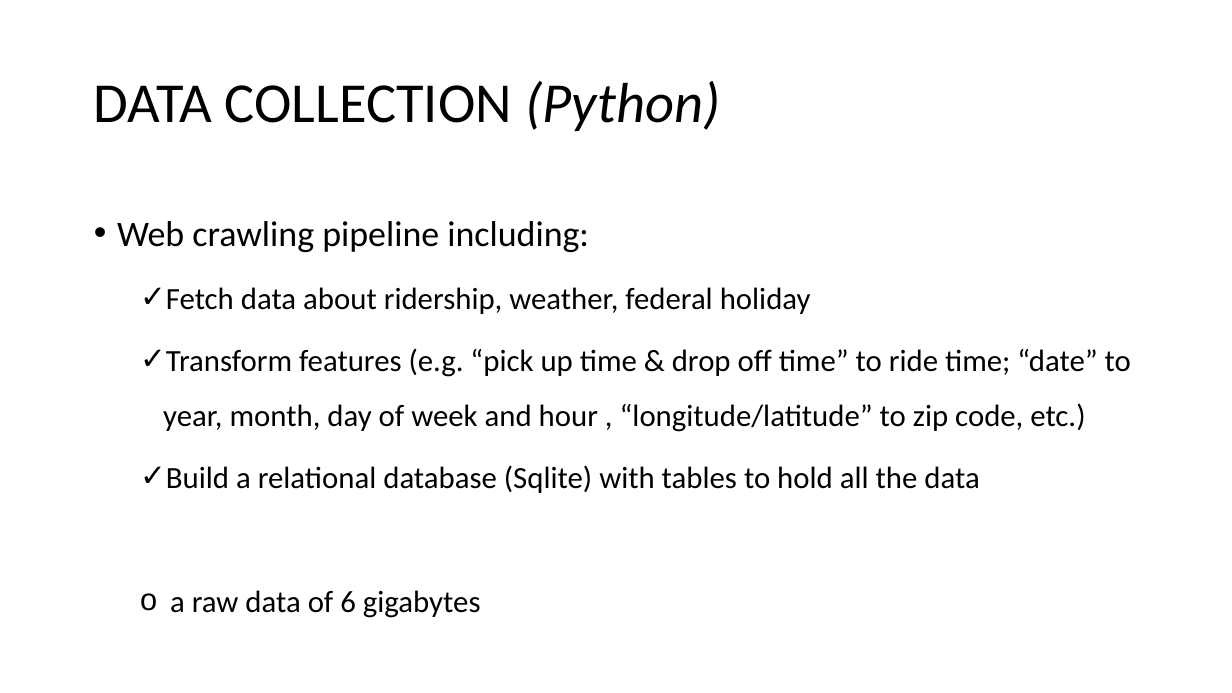
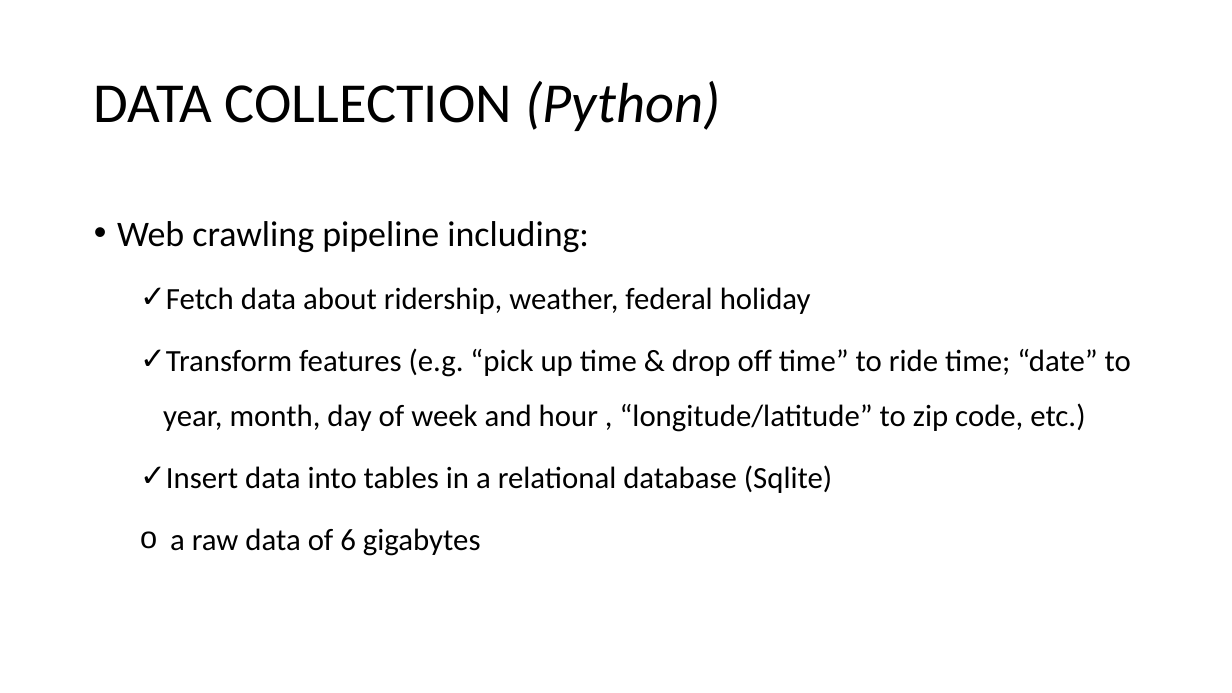
Before and after one commit to MiyainNYC/PySpark-Data-Challenge, a slide deck: slide 5 of DataChallengeAssessment.pptx. Drawn at 1232x693 pixels with LibreOffice and Linux fonts; fonts in the diff are those of the drawing. Boxes give left, top, right and bottom in pixels: in the first picture for what was removed or moved away, otherwise in the second. Text is boxed around its words. In the diff, an @@ line names an element or a change of style, - is before the commit and + after.

```diff
--- a/DataChallengeAssessment.pptx
+++ b/DataChallengeAssessment.pptx
@@ text at (166, 465, 832, 493): text changed @@
-  ✓ Build a relational database (Sqlite) with tables to hold all the data
+  ✓ Insert data into tables in a relational database (Sqlite)
```
Also in this commit, not shown: 12 other slides changed, 2 slides added, 1 slide removed.
